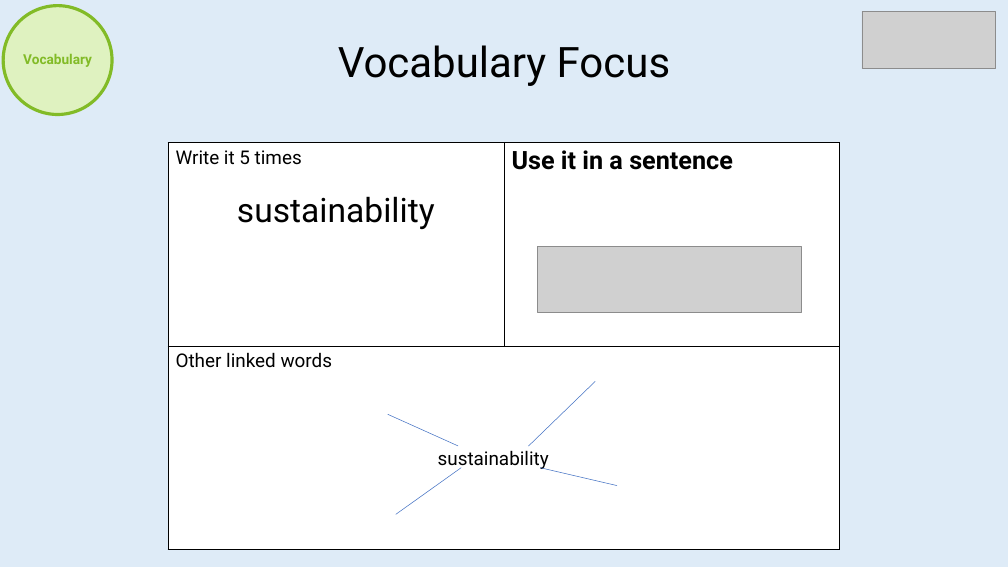
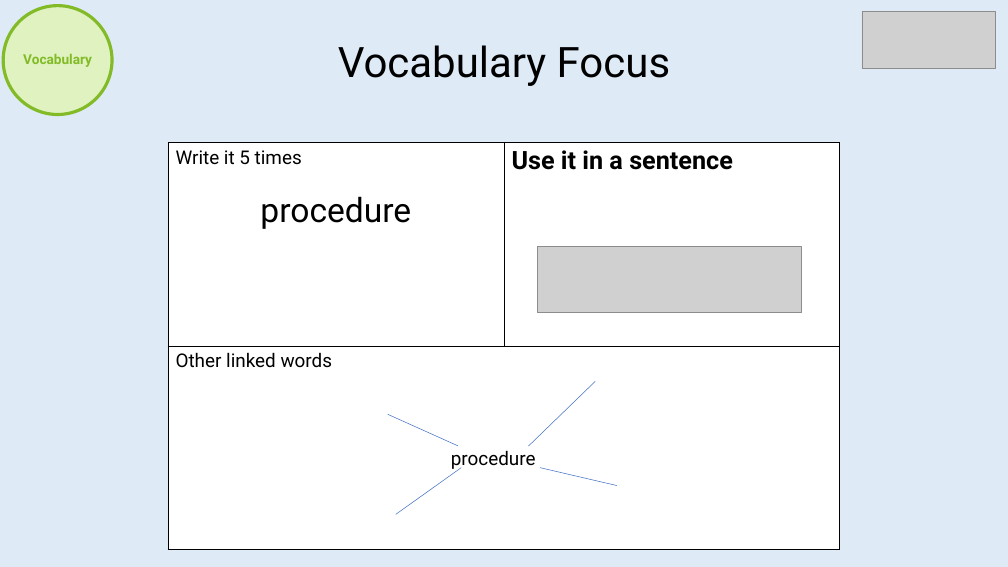
Before and after one commit to imcl75/claude_files, a slide deck: slide 12 of Reading/BeingAReader_Template.pptx. Drawn at 1008x567 pixels with LibreOffice and Linux fonts; fonts in the diff are those of the drawing; grey boxes stand for pictures. Boxes give left, top, right and bottom in pixels: in the first picture for what was removed or moved away, otherwise in the second. Text is boxed around its words. In the diff, an @@ line names an element or a change of style, - is before the commit and + after.

```diff
--- a/Reading/BeingAReader_Template.pptx
+++ b/Reading/BeingAReader_Template.pptx
@@ table at box(168, 143, 839, 550) @@
-row 1, column 1: Write it 5 times / sustainability
+row 1, column 1: Write it 5 times / procedure
@@ text at box(451, 450, 536, 471): text changed @@
-sustainability
+procedure
```
Also in this commit, not shown: 9 other slides changed, 3 slides added, 3 slides removed.
